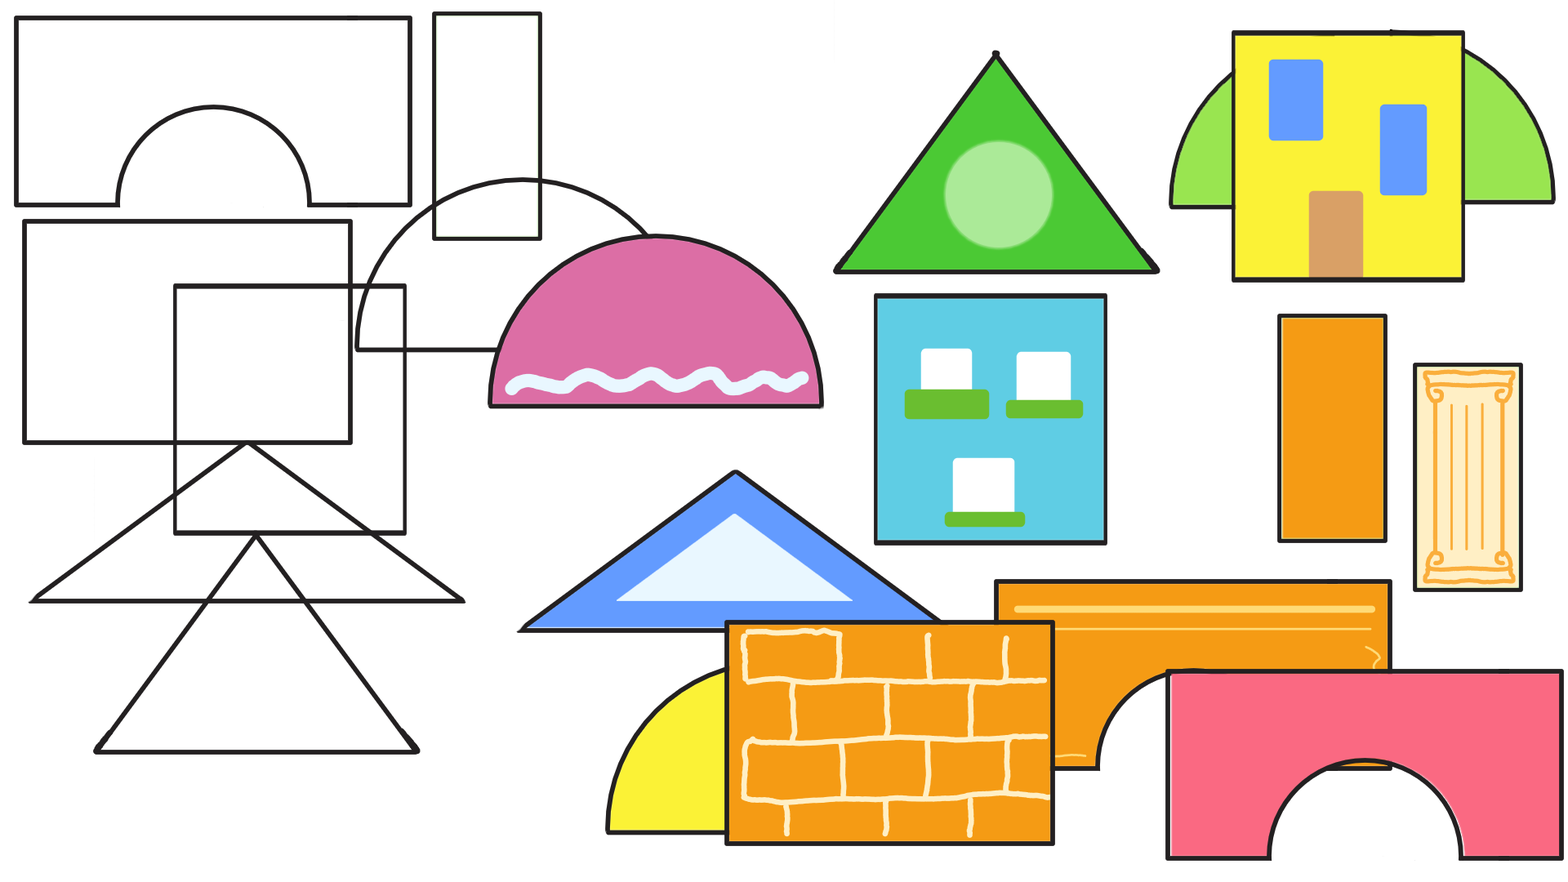
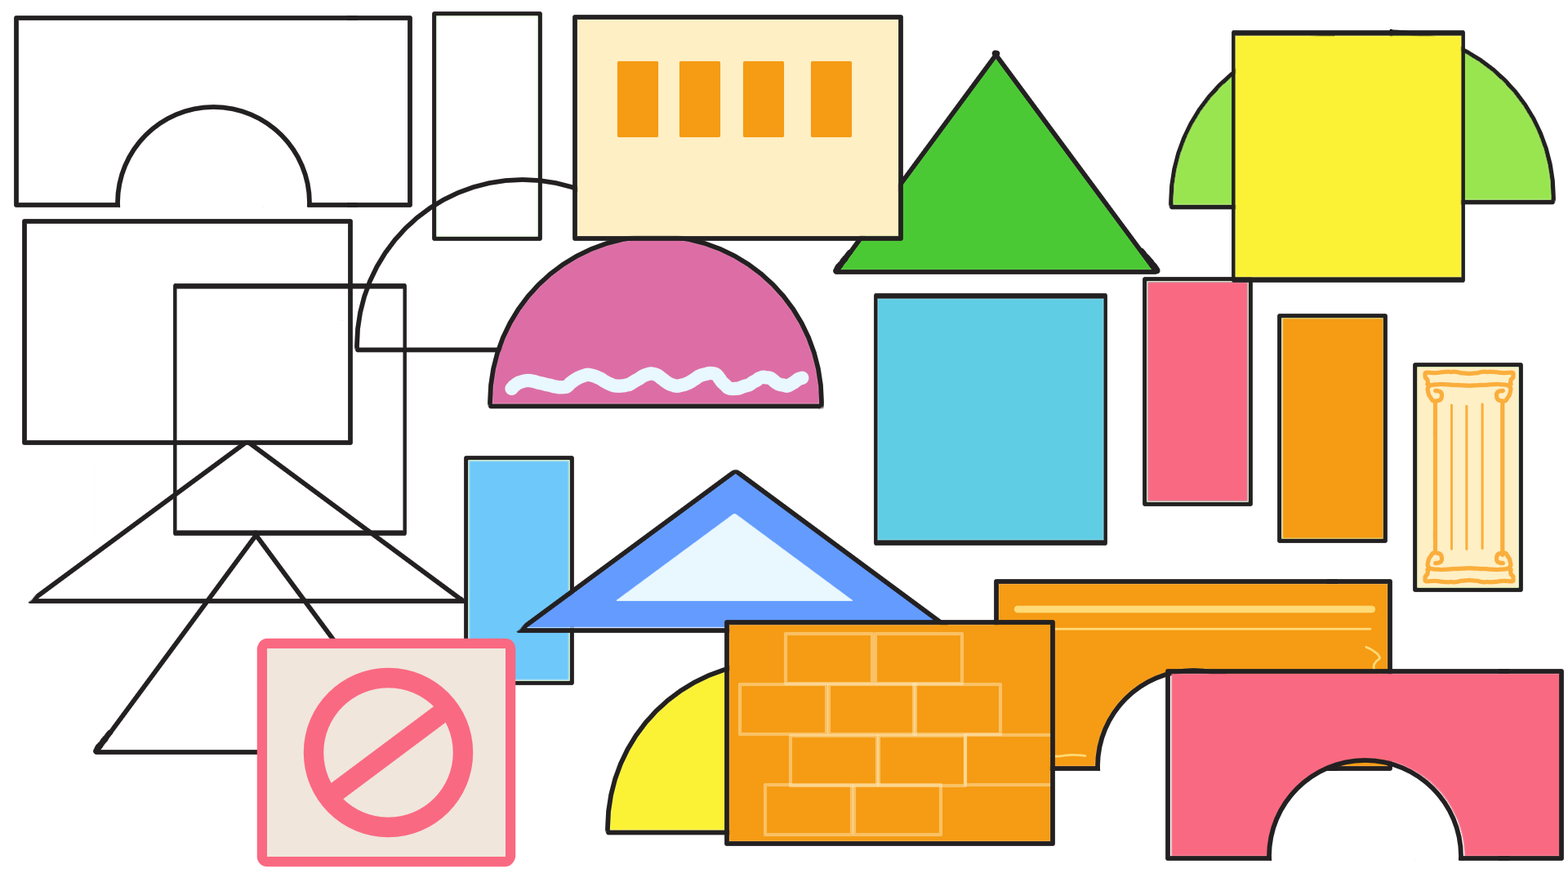
Comparing the layer stacks of the two (1568, 882) images. Changes:
added group "Delete" with 2 layers above "Rect1_s2" over [365, 627, 575, 868]
added layer "Paint Layer 36" in group "Delete" over [418, 627, 575, 868]
added layer "Paint Layer 37" in group "Delete" over [365, 627, 575, 868]
added group "Rect1_s2" with 3 layers above "Rect1_s1" over [365, 0, 1084, 868]
added layer "Rect1" (1st of 3, in "Rect1_s2") in group "Rect1_s2" over [365, 209, 994, 868]
added layer "Paint Layer 39 Merged" in group "Rect1_s2" over [574, 0, 889, 157]
added layer "Paint Layer 38" in group "Rect1_s2" over [737, 627, 1056, 838]
renamed "Paint Layer 33" to "Paint Layer 38 Merged", painted on it over [737, 627, 1056, 838]
removed layer "Paint Layer 30" from group "Rect2_s2" over [904, 347, 1084, 523]
painted on "Rect2" (1st of 3, in "Rect2_s2") over [904, 276, 1150, 528]
painted on "Paint Layer 29" over [904, 276, 1150, 528]
painted on "Rect2" (2nd of 3, in "Rect2_s1") over [904, 276, 1150, 528]
removed layer "Paint Layer 28" from group "Rect2_s1" over [1268, 58, 1428, 278]
painted on "Paint Layer 26" over [1202, 58, 1428, 314]
painted on "Paint Layer 27" over [522, 470, 994, 680]
painted on "Triangle1" (1st of 2, in "Triangle1_s1") over [940, 58, 1428, 838]
removed layer "Paint Layer 18" from group "Triangle1_s1" over [942, 138, 1056, 251]
painted on "Paint Layer 31" (2nd of 2, in "Round_1-1") over [1268, 58, 1359, 210]
added group "Pillar_s4" with 2 layers above "Pillar_s3" over [463, 261, 1364, 575]
added group "Pillar_s3" with 2 layers above "Pillar_s2" over [463, 261, 1364, 575]
painted on "Pillar_c4" over [256, 640, 262, 865]
painted on "Copy of Arc Line" over [463, 455, 523, 471]
painted on "Arc" over [463, 455, 523, 471]
painted on "Rect2" (3rd of 3, in "Outlines") over [904, 276, 1150, 528]
…and 2 more changes (2 painted)